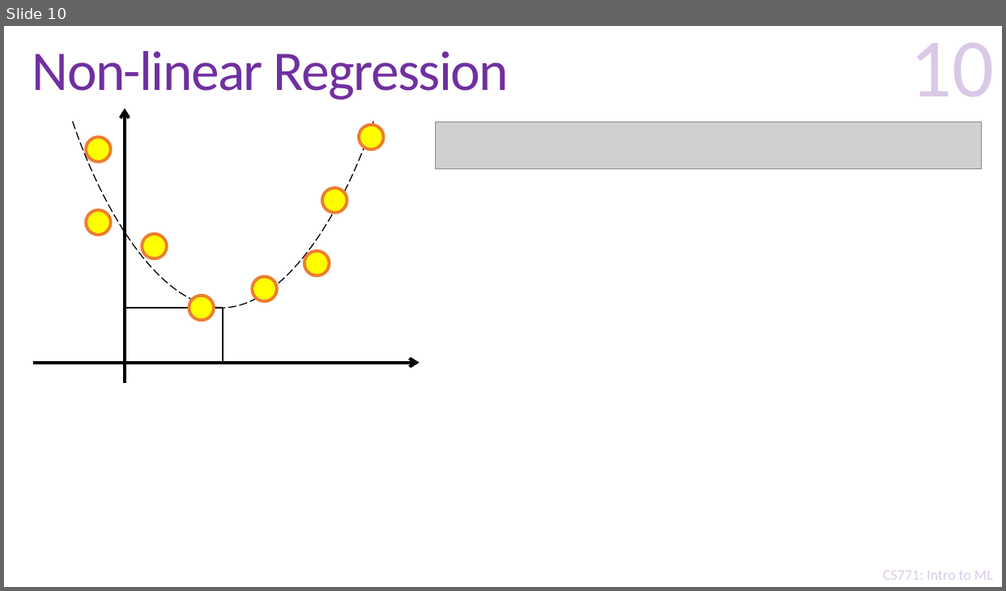
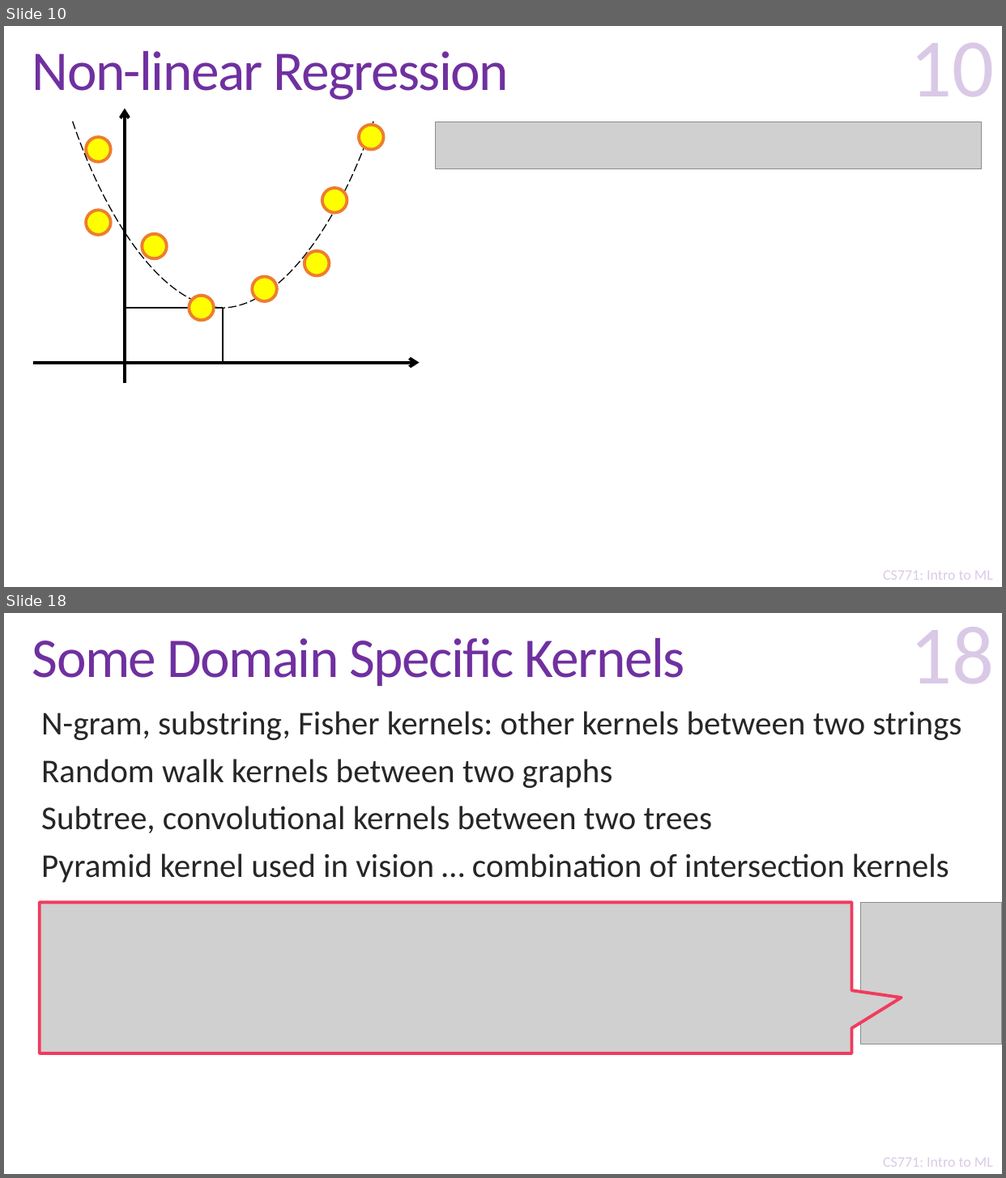
Before and after one commit to purushottamkar/ml19-20w, a slide deck: lecture_slides/19_Learning with Kernels.pptx. Shown one above the other, each under a label of ours: slide 10 before the commit, slides 10 and 18 after it; the slides between them are not shown. The pictures are 1006x591 and 1006x1178 pixels, drawn with LibreOffice and Linux fonts; fonts in the diff are those of the drawing; grey boxes stand for pictures; background and template pictures are left out. Boxes give left, top, right and bottom in pixels: in the first picture for what was removed or moved away, otherwise in the second. Text is boxed around its words. In the diff, an @@ line names an element or a change of style, - is before the commit and + after.

```diff
--- a/lecture_slides/19_Learning with Kernels.pptx
+++ b/lecture_slides/19_Learning with Kernels.pptx
@@ slide 18 added at (x1=4, y1=613, x2=1002, y2=1174), background #FFFFFF; not listed: 2 template elements that a slide beside it also shows @@
@@ page number added at (x1=910, y1=627, x2=995, y2=683), 80 pt, text #7030A0 at 25% opacity @@
+18
@@ title added at (x1=32, y1=638, x2=684, y2=686), 54 pt, text #7030A0 @@
+Some Domain Specific Kernels
@@ text added at (x1=41, y1=711, x2=961, y2=883), 32 pt, text #262626 @@
+  N-gram, substring, Fisher kernels: other kernels between two strings
+  Random walk kernels between two graphs
+  Subtree, convolutional kernels between two trees
+  Pyramid kernel used in vision … combination of intersection kernels
@@ picture added at (x1=39, y1=903, x2=851, y2=1054) @@
@@ picture added at (x1=860, y1=903, x2=1002, y2=1044) @@
```
Also in this commit, not shown: 17 other slides added.
